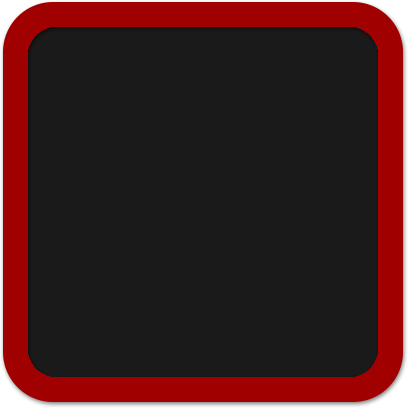
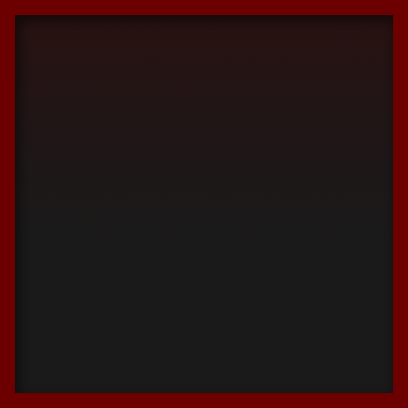
Layers edited between the first and the second 408px x 408px image:
added layer "Calque 3" above "Calque 2" over [0, 0, 408, 408]
added layer "Calque 2" above "Rectangle arrondi 2" over [0, 0, 408, 408]
hid "Rectangle arrondi 2" over [3, 2, 403, 402]
